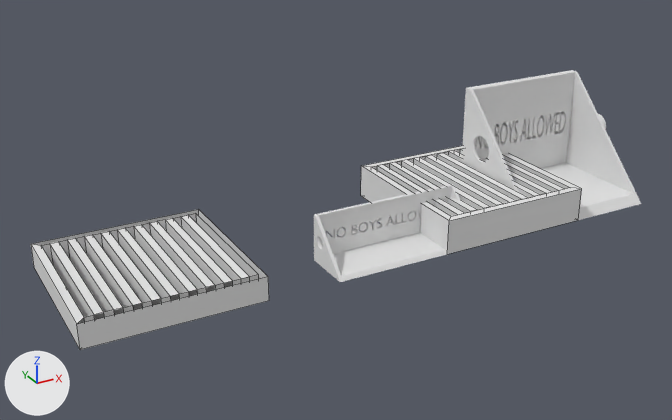
Two versions of the Blender file FridgeBlocker/fridge-blocker.blend, one commit apart.
Rendered twice from a camera (50 mm lens) standing at (-108.0, -554.0, 338.0) and looking at (237.0, 73.0, 25.0). Every picture has the same lights, and +X, +Y and +Z are marked at lower left. Mesh edges are drawn as thin lines on the coarser meshes.

The first picture shows 'Cube', 'Fridge Blocker 100mm', 'Fridge Blocker 40mm', 'New Cube'.
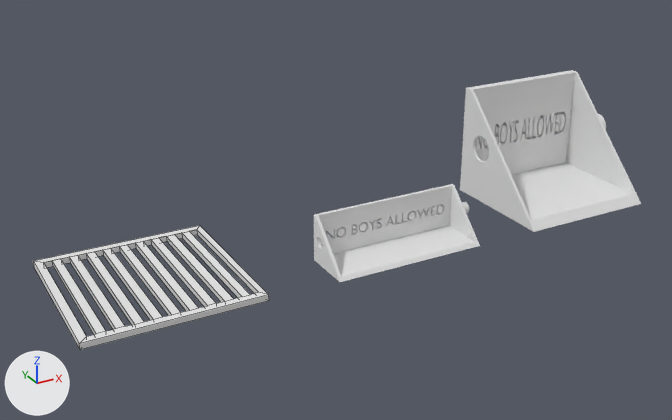
What changed in the scene script:
```text
Add me_cube_003_1:
    me_cube_003_1.from_pydata(...)  # 88 vertices, 71 faces; spans x 0.0..140.0, y 0.0..140.0, z 0.0..5.0
Remove ob_cube:
    ob_cube = bpy.data.objects.new('Cube', me_cube)
    ob_cube.location = (300.0, 0.0, 0.0)
    ob_cube.scale = (1.0, 1.0, 10.0)
Remove ob_new_cube:
    ob_new_cube = bpy.data.objects.new('New Cube', me_cube_003)
    ob_new_cube.location = (0.0, 0.0, 0.0)
Add ob_couch_blocker:
    ob_couch_blocker = bpy.data.objects.new('Couch Blocker', me_cube_003_1)
    ob_couch_blocker.location = (0.0, 0.0, 0.0)
```

Boxes [x1, y1, x2, y2] around the edits, measured in the pictures (672 x 420 px):
'New Cube', deleted
    before: [31, 209, 269, 350]
'Couch Blocker', added
    after: [33, 225, 269, 350]
'Cube', deleted
    before: [361, 146, 582, 254]
